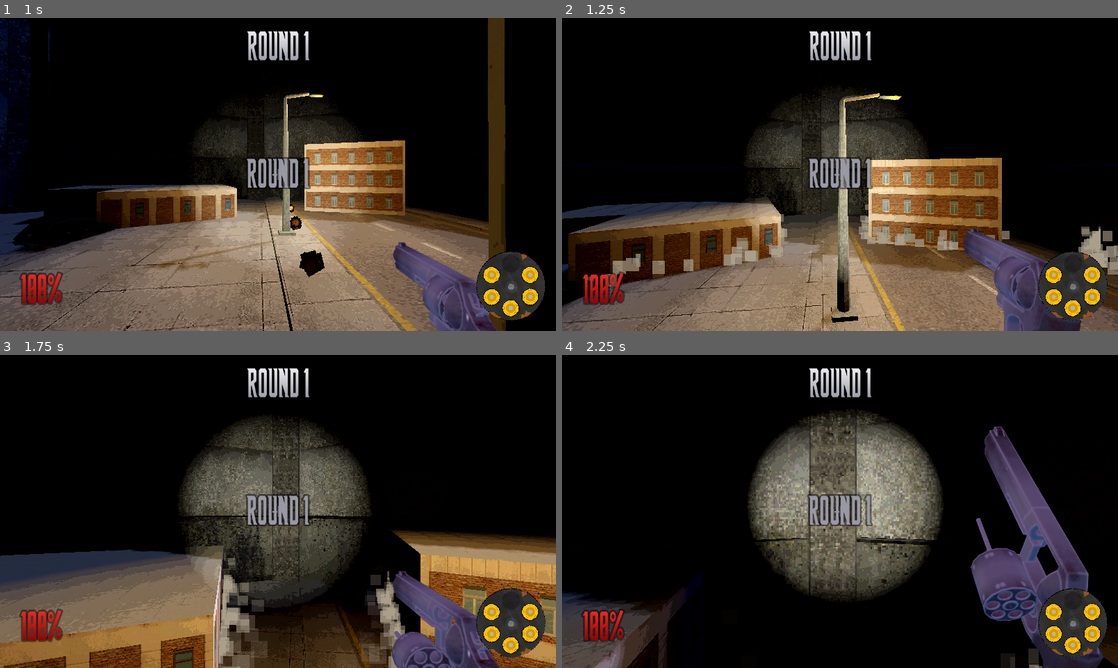
Above: before the commit, frames 1-4 (two rows, left to right).
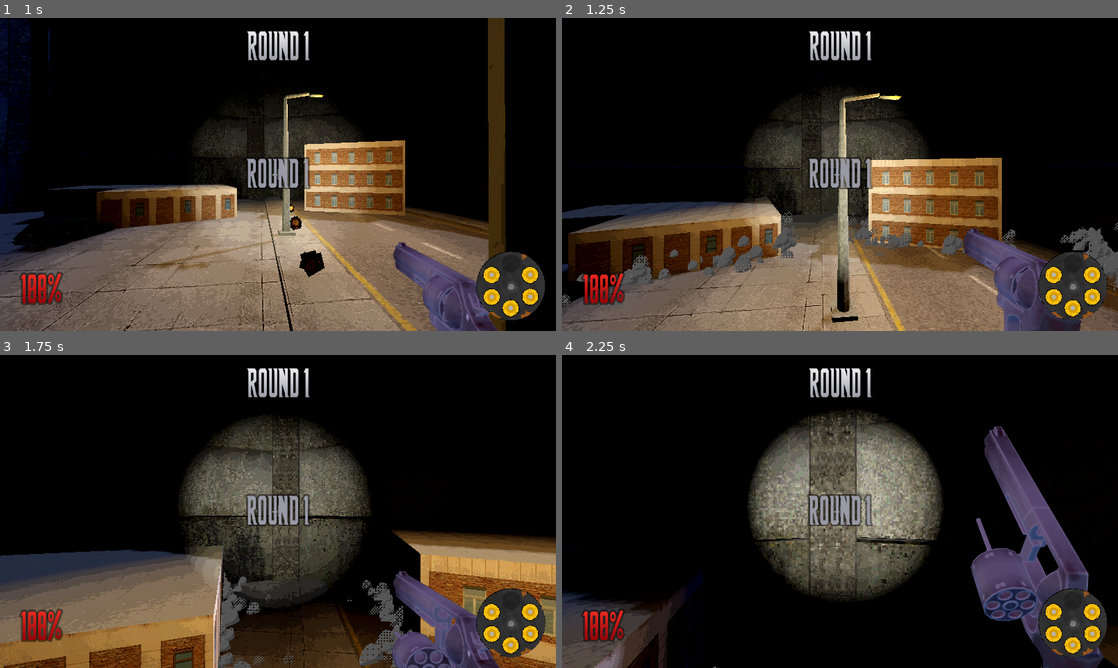
Above: after the commit, the same moments.

Repository: goob30/hackclub-haven
Game: Godot game, scene res://scenes/main.tscn
Two runs of this game, one before a commit and one after it. Both use one fixed random seed, a clock stepped at 60 frames per second and the inputs below. Sound files missing from this copy of the repository are replaced by a short silence.
Inputs (mouse positions are in pixels of both pictures, inside the frame that each line leads up to):
- Up to frame 1 (1 s): move the mouse to (305, 174) at 0.52 s; hold W (move_forward) from 0.53 s (still down); click (305, 174) at 0.6 s; tap Space (jump) at 0.77 s
- Up to frame 2 (1.25 s): keep holding W (move_forward)
- Up to frame 3 (1.75 s): keep holding W (move_forward); move the mouse to (250, 511) at 1.27 s; tap F (parry) at 1.35 s; tap Space (jump) at 1.52 s
- Up to frame 4 (2.25 s): keep holding W (move_forward); move the mouse to (851, 505) at 2.02 s; tap E (weapon_toggle) at 2.1 s

Frame 1 is identical in both runs. In frame 2, 3.5% of the frame differs, in the area x 0-100%, y 59-93%; in frame 3, 2.8%; in frame 4, 0.1%.

Commit message:
Death camera, enemy out of bounds kill, brighter impact frame, enemy bullet and blood tweaks

Diff:
--- a/arena/coliseum.gd
+++ b/arena/coliseum.gd
@@ -127,6 +127,13 @@
 	return n * per_jump - LANDING_MARGIN
 
 
+func _physics_process(_delta: float) -> void:
+	if Engine.is_editor_hint():
+		return
+	for enemy in get_tree().get_nodes_in_group("enemy"):
+		if enemy is Node3D and enemy.has_method("destroy") and not is_inside_bounds(enemy.global_position):
+			enemy.destroy()
+
 func is_inside_bounds(world_pos: Vector3) -> bool:
 	var p := to_local(world_pos)
 	var outer := get_inner_radius() / cos(PI / segment_count)
--- a/objects/player.gd
+++ b/objects/player.gd
@@ -40,6 +40,7 @@
 const GRAVITY := 20.0
 
 var health: int = 100
+var dead := false
 var gravity := 0.0
 
 var previously_floored := false
@@ -127,7 +128,10 @@
 	_update_danger_music(delta)
 
 	# Handle functions
-	handle_controls(delta)
+	if dead:
+		movement_velocity = Vector3.ZERO
+	else:
+		handle_controls(delta)
 	handle_gravity(delta)
 
 	# Movement
@@ -383,14 +387,36 @@
 	crosshair.texture = weapon.crosshair
 
 func damage(amount):
-	health -= amount
+	health = maxi(health - amount, 0)
 	shake = 1.5
 	Audio.play("sounds/player_hurt.wav")
 	health_updated.emit(health) # Update health on HUD
 
-	if health < 0:
-		Engine.time_scale = 1.0
-		get_tree().reload_current_scene() # Reset when out of health
+	if health < 1 and not dead:
+		_die()
+
+func _die() -> void:
+	dead = true
+	Engine.time_scale = 1.0
+	Audio.reset_muffle()
+	$Head/Camera/SubViewportContainer.visible = false
+	crosshair.visible = false
+	var layer := CanvasLayer.new()
+	layer.layer = 100
+	var red := ColorRect.new()
+	red.set_anchors_preset(Control.PRESET_FULL_RECT)
+	red.mouse_filter = Control.MOUSE_FILTER_IGNORE
+	red.color = Color(0.8, 0.0, 0.0, 0.0)
+	layer.add_child(red)
+	add_child(layer)
+	var head := $Head
+	var tw := create_tween().set_parallel(true).set_trans(Tween.TRANS_QUAD).set_ease(Tween.EASE_OUT)
+	tw.tween_property(head, "rotation:z", deg_to_rad(90), 1.4)
+	tw.tween_property(head, "position:y", 0.4, 1.4)
+	tw.tween_property(camera, "rotation:x", 0.0, 1.4)
+	tw.tween_property(red, "color:a", 0.3, 1.4)
+	tw.chain().tween_interval(3.0)
+	tw.chain().tween_callback(func(): get_tree().reload_current_scene())
 
 func hide_right_arm():
 	var skels := arms.find_children("*", "Skeleton3D")
--- a/objects/rootEnemy.gd
+++ b/objects/rootEnemy.gd
@@ -1,9 +1,8 @@
 extends CharacterBody3D
 
-const MIST_SHADER := preload("res://sprites/spider_mist.gdshader")
+const Blood := preload("res://scripts/blood.gd")
+const DRONE_BLOOD := preload("res://sprites/drone_blood.png")
 const AIM_OFFSET := Vector3(0.0, 0.5, 0.0)
-static var _mist_mesh: QuadMesh
-static var _mist_process: ShaderMaterial
 
 @export var player: Node3D
 @export var bullet_scene: PackedScene
@@ -132,41 +131,9 @@
 	destroyed = true
 	set_physics_process(false)
 	Audio.play("sounds/enemy_death.wav")
-	_spawn_mist()
+	Blood.splatter(global_position, 60, DRONE_BLOOD)
+	Blood.mist(global_position, DRONE_BLOOD)
 	queue_free()
-
-
-func _spawn_mist() -> void:
-	if not is_inside_tree():
-		return
-
-	if _mist_mesh == null:
-		var mat := StandardMaterial3D.new()
-		mat.shading_mode = BaseMaterial3D.SHADING_MODE_UNSHADED
-		mat.vertex_color_use_as_albedo = true
-		mat.transparency = BaseMaterial3D.TRANSPARENCY_ALPHA
-		mat.billboard_mode = BaseMaterial3D.BILLBOARD_ENABLED
-		mat.albedo_color = Color(0.25, 0.25, 0.28)
-		_mist_mesh = QuadMesh.new()
-		_mist_mesh.size = Vector2(0.6, 0.6)
-		_mist_mesh.material = mat
-		_mist_process = ShaderMaterial.new()
-		_mist_process.shader = MIST_SHADER
-
-	var mist := GPUParticles3D.new()
-	mist.process_material = _mist_process
-	mist.draw_pass_1 = _mist_mesh
-	mist.cast_shadow = GeometryInstance3D.SHADOW_CASTING_SETTING_OFF
-	mist.amount = 80
-	mist.lifetime = 0.8
-	mist.one_shot = true
-	mist.explosiveness = 0.95
-	mist.visibility_aabb = AABB(Vector3(-6, -6, -6), Vector3(12, 12, 12))
-	mist.emitting = true
-
-	get_tree().current_scene.add_child(mist)
-	mist.global_position = global_position
-	get_tree().create_timer(mist.lifetime + 0.5).timeout.connect(mist.queue_free)
 
 
 func _find_player() -> Node3D:
--- a/scenes/EnemyBullet.tscn
+++ b/scenes/EnemyBullet.tscn
@@ -1,10 +1,17 @@
 [gd_scene format=3 uid="uid://dg6h5uopjapqr"]
 
 [ext_resource type="Script" uid="uid://vqpnfq1v5tq1" path="res://scenes/enemy_bullet.gd" id="1_63f26"]
+[ext_resource type="Texture2D" path="res://sprites/enemy_projectile_texture.png" id="2_balltex"]
 
 [sub_resource type="SphereShape3D" id="SphereShape3D_myfey"]
 
+[sub_resource type="StandardMaterial3D" id="StandardMaterial3D_ball"]
+shading_mode = 0
+albedo_texture = ExtResource("2_balltex")
+texture_filter = 0
+
 [sub_resource type="SphereMesh" id="SphereMesh_myfey"]
+material = SubResource("StandardMaterial3D_ball")
 radial_segments = 16
 rings = 8
 
--- a/scenes/enemy_bullet.gd
+++ b/scenes/enemy_bullet.gd
@@ -1,5 +1,10 @@
 class_name EnemyBullet
 extends CharacterBody3D
+
+const TRAIL_TEX := preload("res://sprites/blood_particle.png")
+
+static var _trail_mesh: QuadMesh
+static var _trail_process: ParticleProcessMaterial
 
 @export var speed := 16
 @export var lifetime := 8.0
@@ -8,6 +13,76 @@
 var shooter: Node
 var damage_amount := 5
 var time_left := 1.5
+
+
+func _ready() -> void:
+	if not _trail_mesh:
+		_build_trail_resources()
+	var trail := GPUParticles3D.new()
+	trail.name = "BloodTrail"
+	trail.amount = 20
+	trail.lifetime = 0.25
+	trail.fixed_fps = 12
+	trail.interpolate = false
+	trail.local_coords = false
+	trail.draw_pass_1 = _trail_mesh
+	trail.process_material = _trail_process
+	trail.cast_shadow = GeometryInstance3D.SHADOW_CASTING_SETTING_OFF
+	trail.visibility_aabb = AABB(Vector3(-5, -5, -5), Vector3(10, 10, 10))
+	trail.scale = Vector3.ONE / scale.x
+	trail.emitting = true
+	add_child(trail)
+
+
+static func _build_trail_resources() -> void:
+	var mat := StandardMaterial3D.new()
+	mat.shading_mode = BaseMaterial3D.SHADING_MODE_UNSHADED
+	mat.transparency = BaseMaterial3D.TRANSPARENCY_ALPHA_HASH
+	mat.texture_filter = BaseMaterial3D.TEXTURE_FILTER_NEAREST
+	mat.billboard_mode = BaseMaterial3D.BILLBOARD_PARTICLES
+	mat.vertex_color_use_as_albedo = true
+	mat.albedo_texture = TRAIL_TEX
+	mat.disable_receive_shadows = true
+	_trail_mesh = QuadMesh.new()
+	_trail_mesh.size = Vector2(0.4, 0.4)
+	_trail_mesh.material = mat
+
+	var colors := Gradient.new()
+	colors.offsets = PackedFloat32Array([0.0, 0.5, 1.0])
+	colors.colors = PackedColorArray([
+		Color(1, 1, 1, 1),
+		Color(0.8, 0.45, 0.45, 0.7),
+		Color(0.25, 0.05, 0.05, 0.0)])
+	var color_ramp := GradientTexture1D.new()
+	color_ramp.gradient = colors
+
+	var shrink := Curve.new()
+	shrink.add_point(Vector2(0.0, 1.0))
+	shrink.add_point(Vector2(0.3, 1.0))
+	shrink.add_point(Vector2(0.3, 0.7))
+	shrink.add_point(Vector2(0.6, 0.7))
+	shrink.add_point(Vector2(0.6, 0.4))
+	shrink.add_point(Vector2(0.85, 0.4))
+	shrink.add_point(Vector2(0.85, 0.2))
+	shrink.add_point(Vector2(1.0, 0.2))
+	var shrink_tex := CurveTexture.new()
+	shrink_tex.curve = shrink
+
+	var pm := ParticleProcessMaterial.new()
+	pm.emission_shape = ParticleProcessMaterial.EMISSION_SHAPE_SPHERE
+	pm.emission_sphere_radius = 0.06
+	pm.direction = Vector3.ZERO
+	pm.spread = 180.0
+	pm.initial_velocity_min = 0.2
+	pm.initial_velocity_max = 0.6
+	pm.gravity = Vector3(0, 1.0, 0)
+	pm.angle_min = 0.0
+	pm.angle_max = 360.0
+	pm.scale_min = 0.8
+	pm.scale_max = 1.2
+	pm.scale_curve = shrink_tex
+	pm.color_ramp = color_ramp
+	_trail_process = pm
 
 
 func launch(
--- a/scripts/blood.gd
+++ b/scripts/blood.gd
@@ -5,41 +5,47 @@
 const DITHER_SHADER := preload("res://sprites/blood_dither.gdshader")
 const BLOOD_TEX := preload("res://sprites/blood_particle.png")
 
-static var _material: ShaderMaterial
-static var _splat_mesh: QuadMesh
 static var _splat_process: ShaderMaterial
-static var _mist_mesh: QuadMesh
 static var _mist_process: ShaderMaterial
+static var _meshes := {}
 
 
-static func splatter(pos: Vector3, amount := 60) -> void:
+static func splatter(pos: Vector3, amount := 60, tex: Texture2D = BLOOD_TEX) -> void:
 	_build()
-	_emit(pos, _splat_mesh, _splat_process, amount, 0.4, 0.4)
+	_emit(pos, _get_meshes(tex)[0], _splat_process, amount, 0.4, 0.4)
 
 
-static func mist(pos: Vector3) -> void:
+static func mist(pos: Vector3, tex: Texture2D = BLOOD_TEX) -> void:
 	_build()
-	_emit(pos, _mist_mesh, _mist_process, 80, 0.8, 0.95)
+	_emit(pos, _get_meshes(tex)[1], _mist_process, 80, 0.8, 0.95)
+
+
+# [splatter mesh, mist mesh] for a texture, built once
+static func _get_meshes(tex: Texture2D) -> Array:
+	if _meshes.has(tex):
+		return _meshes[tex]
+	var mat := ShaderMaterial.new()
+	mat.shader = DITHER_SHADER
+	mat.set_shader_parameter("tex", tex)
+	var splat := QuadMesh.new()
+	splat.size = Vector2(0.24, 0.24)
+	splat.material = mat
+	var mist_mesh := QuadMesh.new()
+	mist_mesh.size = Vector2(0.6, 0.6)
+	mist_mesh.material = mat
+	_meshes[tex] = [splat, mist_mesh]
+	return _meshes[tex]
 
 
 static func _build() -> void:
-	if _material:
+	if _splat_process:
 		return
-	_material = ShaderMaterial.new()
-	_material.shader = DITHER_SHADER
-	_material.set_shader_parameter("tex", BLOOD_TEX)
-	_splat_mesh = QuadMesh.new()
-	_splat_mesh.size = Vector2(0.24, 0.24)
-	_splat_mesh.material = _material
 	_splat_process = ShaderMaterial.new()
 	_splat_process.shader = SPLATTER_SHADER
 	_splat_process.set_shader_parameter("speed_min", 1.5)
 	_splat_process.set_shader_parameter("speed_max", 3.5)
 	_splat_process.set_shader_parameter("spread", 0.5)
 	_splat_process.set_shader_parameter("gravity", Vector3(0, -9.8, 0))
-	_mist_mesh = QuadMesh.new()
-	_mist_mesh.size = Vector2(0.6, 0.6)
-	_mist_mesh.material = _material
 	_mist_process = ShaderMaterial.new()
 	_mist_process.shader = MIST_SHADER
 
--- a/scripts/hud.gd
+++ b/scripts/hud.gd
@@ -25,7 +25,7 @@
 
 const VIGNETTE_STRENGTH := 1.0
 const PARRY_FREEZE_TIME := 0.3
-const IMPACT_THRESHOLD := 0.55
+const IMPACT_THRESHOLD := 0.35
 const PARRY_SHAKE := 2.0
 const COMBO_SHAKE_PIXELS := 15.0
 
--- a/scripts/round_manager.gd
+++ b/scripts/round_manager.gd
@@ -19,7 +19,7 @@
 const SPAWN_SHAKE := 0.8
 const SHIFT_TIME := 2.0
 const SHIFT_SHAKE := 3.0
-const DUST_LIFETIME := 0.6
+const DUST_LIFETIME := 0.3
 const DUST_COLOR := Color(0.5, 0.46, 0.4)
 const MIN_PLAYER_DISTANCE := 12.0
 const CLEARANCE_RADIUS := 0.8
@@ -136,7 +136,8 @@
 		dust.emitting = true
 		add_child(dust)
 		dust.global_transform = Transform3D(yaw, pos)
-		get_tree().create_timer(SHIFT_TIME + DUST_LIFETIME + 0.5, false).timeout.connect(dust.queue_free)
+		get_tree().create_timer(SHIFT_TIME - DUST_LIFETIME, false).timeout.connect(func(): dust.emitting = false)
+		get_tree().create_timer(SHIFT_TIME + 0.5, false).timeout.connect(dust.queue_free)
 
 
 func _dust_process(extents: Vector3) -> ParticleProcessMaterial:
@@ -144,17 +145,16 @@
 	m.emission_shape = ParticleProcessMaterial.EMISSION_SHAPE_BOX
 	m.emission_box_extents = extents
 	m.direction = Vector3.UP
-	m.spread = 55.0
-	m.initial_velocity_min = 2.0
-	m.initial_velocity_max = 6.0
-	m.gravity = Vector3(0, -1.5, 0)
-	m.damping_min = 1.0
-	m.damping_max = 2.5
+	m.spread = 75.0
+	m.initial_velocity_min = 4.0
+	m.initial_velocity_max = 12.0
+	m.gravity = Vector3(0, -36.0, 0)
 	m.scale_min = 0.6
 	m.scale_max = 1.8
 	var g := Gradient.new()
-	g.set_color(0, Color(1, 1, 1, 0.9))
+	g.set_color(0, Color(1, 1, 1, 1.0))
 	g.set_color(1, Color(1, 1, 1, 0.0))
+	g.add_point(0.35, Color(1, 1, 1, 1.0))
 	var tex := GradientTexture1D.new()
 	tex.gradient = g
 	m.color_ramp = tex
@@ -164,12 +164,9 @@
 func _get_dust_mesh() -> QuadMesh:
 	if _dust_mesh:
 		return _dust_mesh
-	var mat := StandardMaterial3D.new()
-	mat.shading_mode = BaseMaterial3D.SHADING_MODE_UNSHADED
-	mat.transparency = BaseMaterial3D.TRANSPARENCY_ALPHA
-	mat.vertex_color_use_as_albedo = true
-	mat.billboard_mode = BaseMaterial3D.BILLBOARD_ENABLED
-	mat.albedo_color = DUST_COLOR
+	var mat := ShaderMaterial.new()
+	mat.shader = preload("res://sprites/blood_dither.gdshader")
+	mat.set_shader_parameter("tex", preload("res://sprites/rumble_particle.png"))
 	_dust_mesh = QuadMesh.new()
 	_dust_mesh.size = Vector2(0.5, 0.5)
 	_dust_mesh.material = mat
Binary file added: sprites/drone_blood.png
Not shown, added: sprites/drone_blood.png.import
Binary file added: sprites/enemy_projectile_texture.png
Not shown, added: sprites/enemy_projectile_texture.png.import
Binary file added: sprites/rumble_particle.png
Not shown, added: sprites/rumble_particle.png.import
